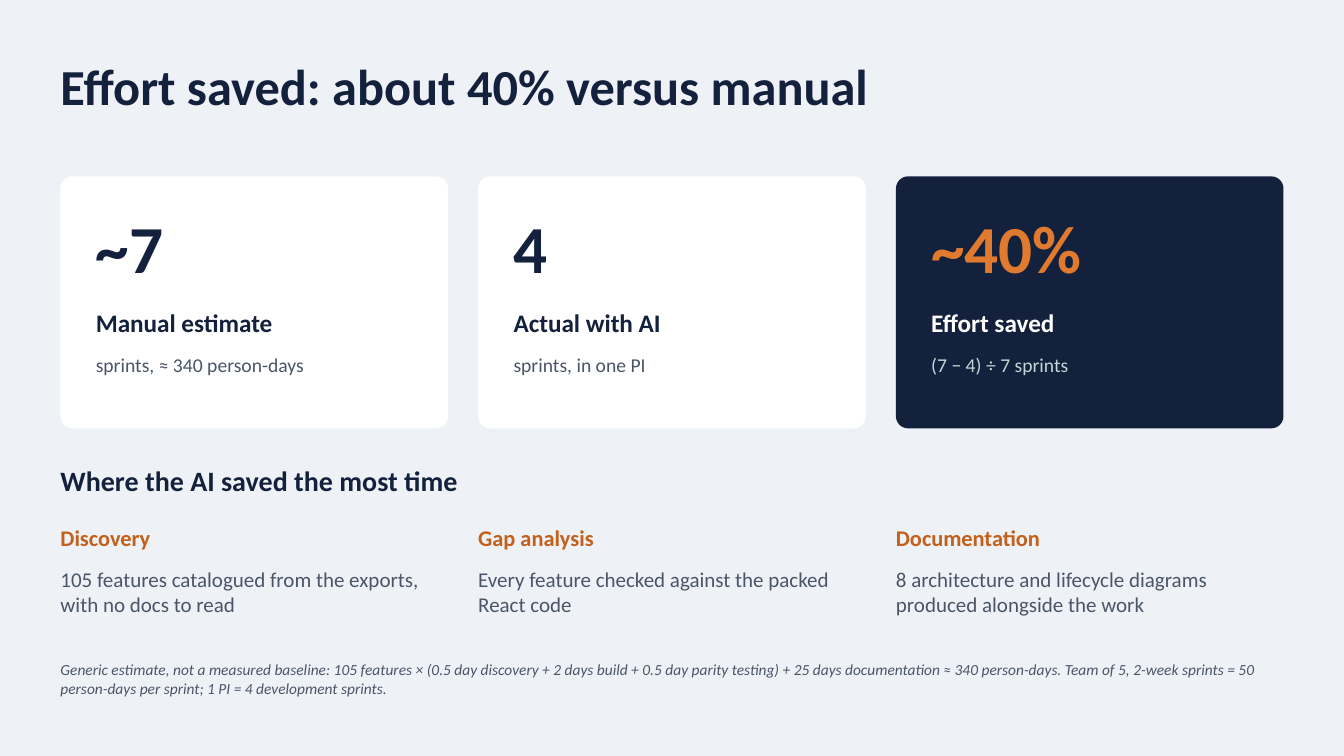
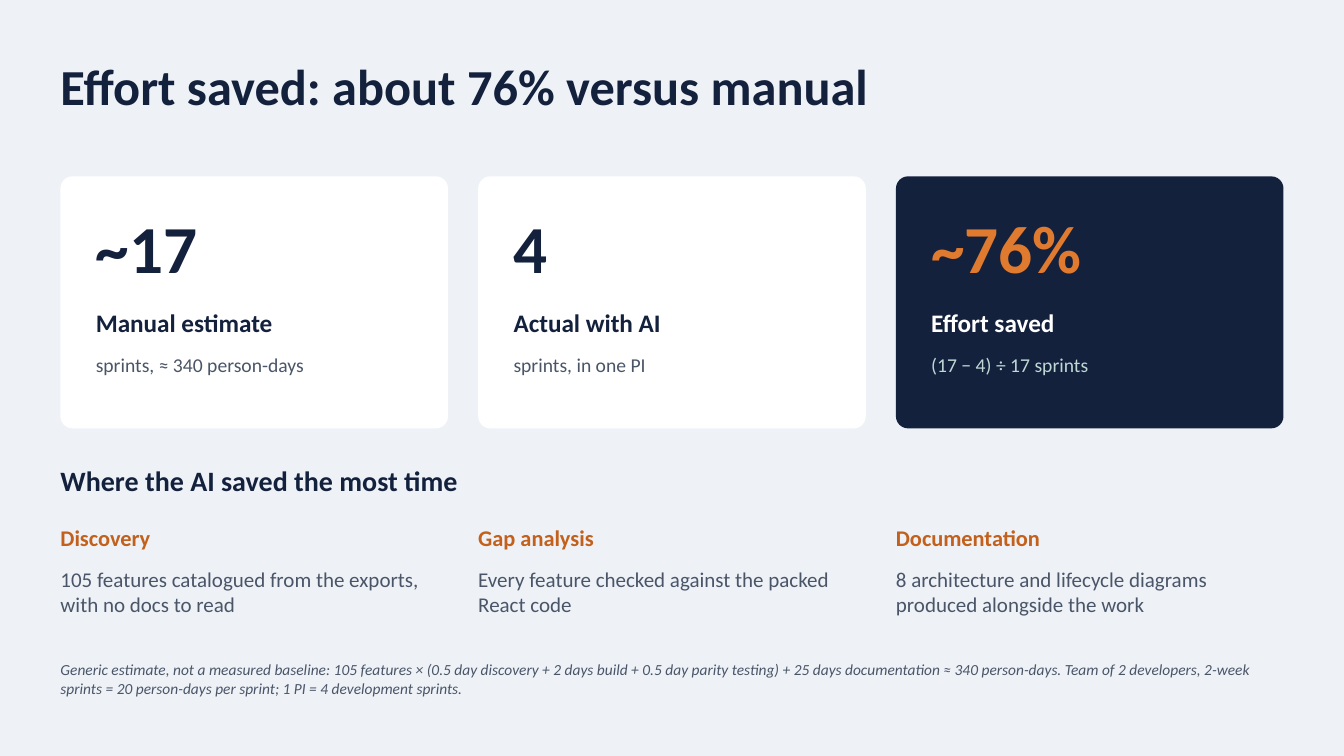
Before and after one commit to nithinram97/archify, a slide deck: slide 5 of erm-migration/docs/ERM-Migration-Jury-Pitch.pptx. Drawn at 1344x756 pixels with LibreOffice and Linux fonts; fonts in the diff are those of the drawing. Boxes give left, top, right and bottom in pixels: in the first picture for what was removed or moved away, otherwise in the second. Text is boxed around its words. In the diff, an @@ line names an element or a change of style, - is before the commit and + after.

```diff
--- a/erm-migration/docs/ERM-Migration-Jury-Pitch.pptx
+++ b/erm-migration/docs/ERM-Migration-Jury-Pitch.pptx
@@ title at (x1=60, y1=69, x2=868, y2=106): text changed @@
-Effort saved: about 40% versus manual
+Effort saved: about 76% versus manual
@@ text at (x1=96, y1=229, x2=197, y2=273): text changed @@
-~7
+~17
@@ text at (x1=931, y1=226, x2=1081, y2=274): text changed @@
-~40%
+~76%
@@ text at (x1=931, y1=358, x2=1089, y2=375): text changed @@
-(7 − 4) ÷ 7 sprints
+(17 − 4) ÷ 17 sprints
@@ text at (x1=60, y1=664, x2=1249, y2=697): text changed @@
-Generic estimate, not a measured baseline: 105 features × (0.5 day discovery + 2 days build + 0.5 day parity testing) + 25 days documentation ≈ 340 person-days. Team of 5, 2-week sprints = 50 person-days per sprint; 1 PI = 4 development sprints.
+Generic estimate, not a measured baseline: 105 features × (0.5 day discovery + 2 days build + 0.5 day parity testing) + 25 days documentation ≈ 340 person-days. Team of 2 developers, 2-week sprints = 20 person-days per sprint; 1 PI = 4 development sprints.
```
Also in this commit, not shown: 1 slide added, 1 other file.
